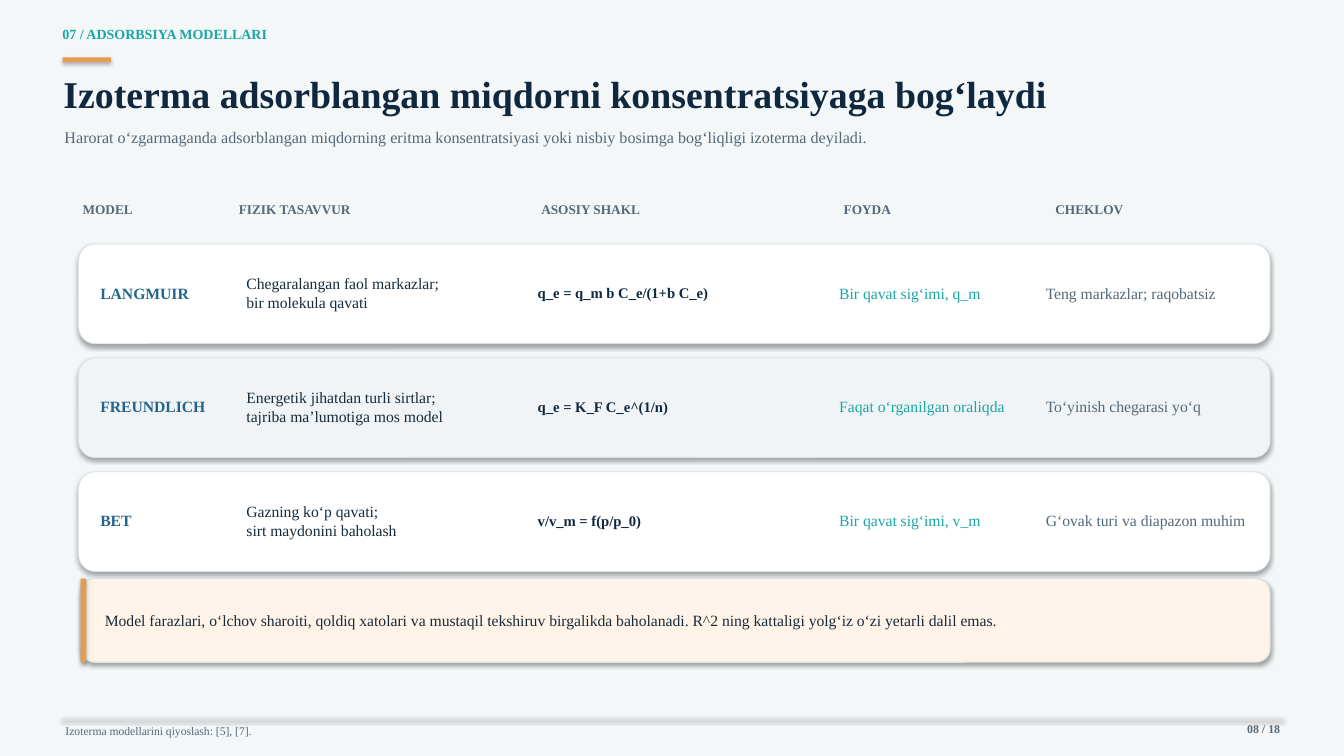
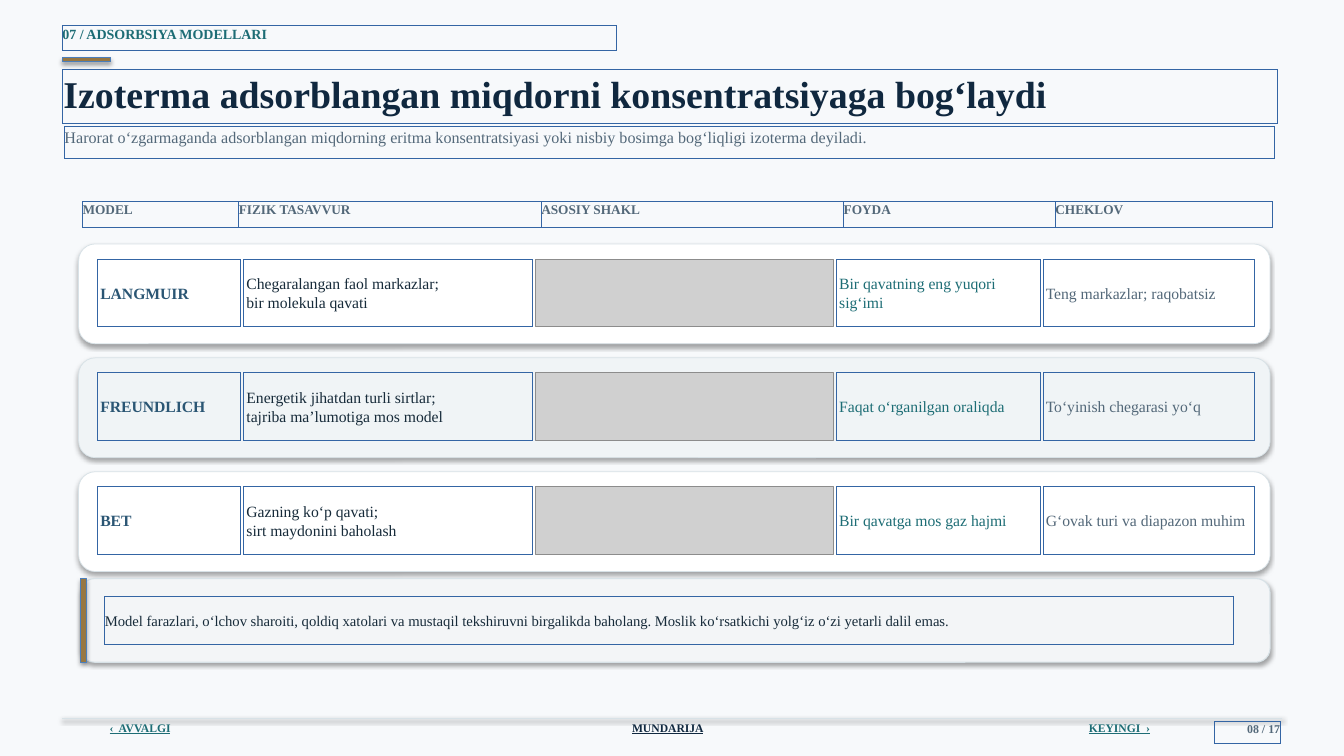
Before and after one commit to jabborovd18-collab/taqdimot-fayllari, a slide deck: slide 8 of sirt_hodisalari_adsorbsiya_ilmi.pptx. Drawn at 1344x756 pixels with LibreOffice and Linux fonts; fonts in the diff are those of the drawing; grey boxes stand for pictures; background and template pictures are left out. Boxes give left, top, right and bottom in pixels: in the first picture for what was removed or moved away, otherwise in the second. Text is boxed around its words. In the diff, an @@ line names an element or a change of style, - is before the commit and + after.

```diff
--- a/sirt_hodisalari_adsorbsiya_ilmi.pptx
+++ b/sirt_hodisalari_adsorbsiya_ilmi.pptx
@@ background #F4F7F8 to picture (left out) @@
@@ text "07 / ADSORBSIYA MODELLARI" at [62, 28, 267, 43]: text colour #1BA6A6 to #1D6D75 @@
@@ rectangle at [63, 57, 111, 62]: fill #E79B4B to #977742 @@
@@ picture added at [535, 259, 834, 327] @@
@@ text removed at [538, 287, 708, 301] @@
-q_e = q_m b C_e/(1+b C_e)
@@ text at [839, 278, 996, 312]: text changed; text colour #1BA6A6 to #1D6D75 @@
-Bir qavat sig‘imi, q_m
+Bir qavatning eng yuqori sig‘imi
@@ picture added at [535, 373, 834, 441] @@
@@ text "Faqat o‘rganilgan oraliqda" at [839, 401, 1004, 416]: text colour #1BA6A6 to #1D6D75 @@
@@ text removed at [538, 402, 668, 415] @@
-q_e = K_F C_e^(1/n)
@@ text colour #24658A to #2B5674 in 3 elements at [100, 288, 189, 299], [100, 401, 205, 412], [100, 515, 131, 526] @@
@@ picture added at [535, 487, 834, 555] @@
@@ text removed at [538, 515, 640, 529] @@
-v/v_m = f(p/p_0)
@@ text at [839, 515, 1007, 530]: text changed; text colour #1BA6A6 to #1D6D75 @@
-Bir qavat sig‘imi, v_m
+Bir qavatga mos gaz hajmi
@@ rectangle at [81, 579, 87, 662]: fill #E79B4B to #977742 @@
@@ rounded rectangle at [81, 579, 1270, 662]: fill #FFF4E7 to #F3F5F7 @@
@@ text at [105, 615, 949, 629]: text changed; size 11.2 to 10.5 pt @@
-Model farazlari, o‘lchov sharoiti, qoldiq xatolari va mustaqil tekshiruv birgalikda baholanadi. R^2 ning kattaligi yolg‘iz o‘zi yetarli dalil emas.
+Model farazlari, o‘lchov sharoiti, qoldiq xatolari va mustaqil tekshiruvni birgalikda baholang. Moslik ko‘rsatkichi yolg‘iz o‘zi yetarli dalil emas.
@@ text removed at [65, 727, 251, 738] @@
-Izoterma modellarini qiyoslash: [5], [7].
@@ text added at [119, 724, 171, 734], 8.3 pt, text #1D6D75, bold, underline @@
+‹ AVVALGI
@@ text added at [632, 724, 704, 734], 8.3 pt, text #10283F, bold, underline @@
+MUNDARIJA
@@ text added at [1089, 724, 1141, 734], 8.3 pt, text #1D6D75, bold, underline @@
+KEYINGI ›
@@ text at [1247, 725, 1280, 733]: text changed @@
-08 / 18
+08 / 17
```
Also in this commit, not shown: 16 other slides changed, 1 slide removed.
